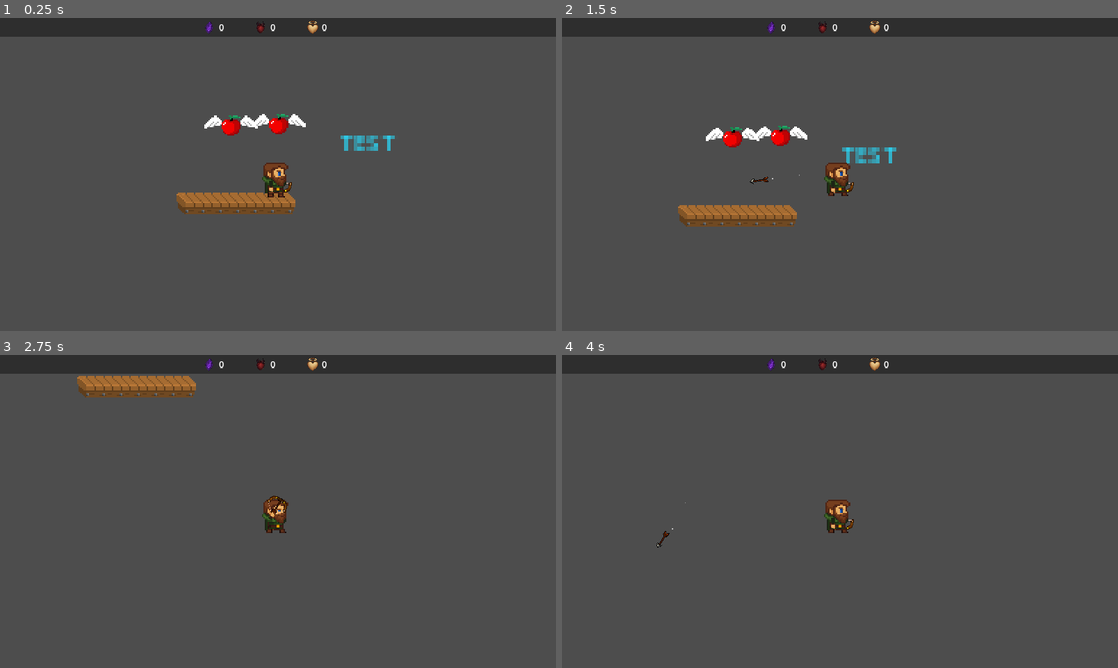
Above: before the commit, frames 1-4 (two rows, left to right).
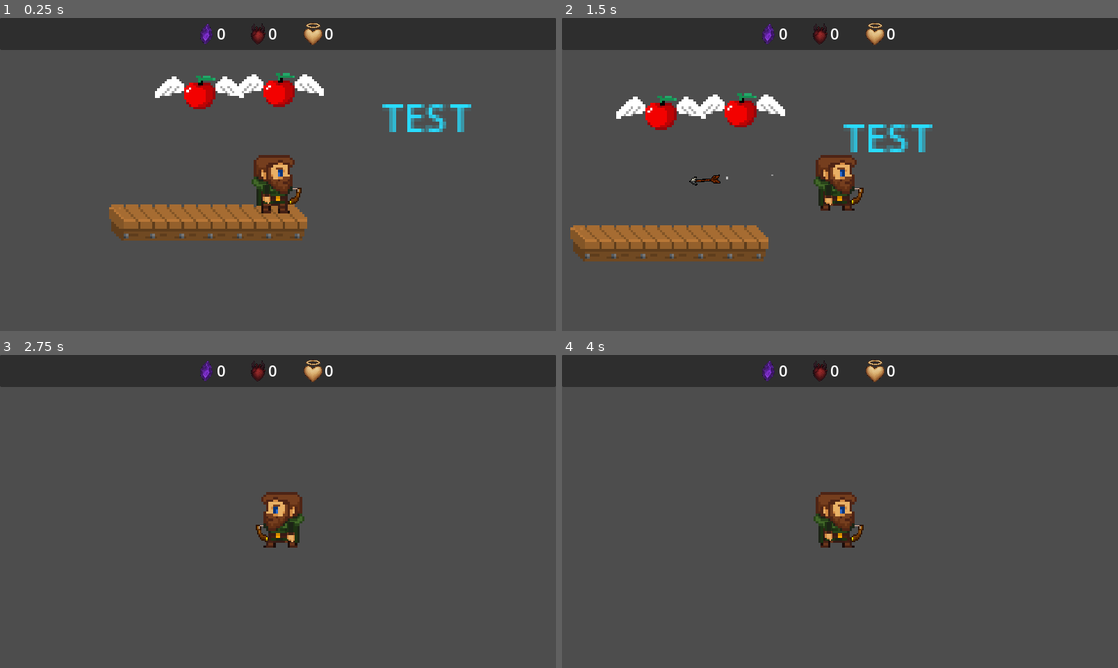
Above: after the commit, the same moments.

Repository: Dan-Yaacobi/Limbo-Fate
Game: Godot game, scene res://PlayGround/Test.tscn
Same seed, same stepped clock (60 frames per second), same inputs: the game is played once before the commit and once after it.
Inputs (mouse positions are in pixels of both pictures, inside the frame that each line leads up to):
- Up to frame 1 (0.25 s): no input
- Up to frame 2 (1.5 s): tap Enter at 0.5 s; move the mouse to (962, 158) at 0.52 s; press the mouse at (962, 158) at 0.53 s; hold D (Right) from 0.53 s (still down); tap Space (Jump) at 0.77 s; move the mouse to (728, 190) at 1.27 s; release the mouse at (728, 190) at 1.28 s; tap Shift (Dash) at 1.35 s
- Up to frame 3 (2.75 s): tap Space (Jump) at 1.52 s; click (166, 527) at 1.55 s; move the mouse to (333, 442) at 2.02 s; release D (Right) at 2.03 s; press the mouse at (333, 442) at 2.03 s; hold A (Left) from 2.03 s (still down)
- Up to frame 4 (4 s): move the mouse to (812, 574) at 2.77 s; release A (Left) at 2.78 s; release the mouse at (812, 574) at 2.78 s; hold D (Right) from 2.78 s (still down); right-click (812, 574) at 2.85 s; tap Space (Jump) at 3.02, 3.5, 3.77 s; click (812, 574) at 3.05 s; move the mouse to (1006, 558) at 3.52 s; press the mouse at (1006, 558) at 3.53 s

The runs differ from the first frame. In frame 1, 13% of the frame differs, in the area x 0-100%, y 0-72%; in frame 2, 14%, in the area x 0-100%, y 0-78%; in frame 3, 6.3%; in frame 4, 5.7%.

Commit message:
shot signal in event bus

Diff:
--- a/00_Globals/event_bus.gd
+++ b/00_Globals/event_bus.gd
@@ -1,3 +1,4 @@
 extends Node
 
 signal shot_power(amount)
+signal start_shooting
--- a/Player/Scenes/MainHand/States/m_h_idle_state.gd
+++ b/Player/Scenes/MainHand/States/m_h_idle_state.gd
@@ -4,6 +4,7 @@
 
 # store a refernece to the player this belongs to
 func init() -> void:
+	EventBus.start_shooting.connect(change_to_pulling)
 	pass
 
 func _ready() -> void:
@@ -36,6 +37,7 @@
 	if _event.is_action_pressed("Swing") and entity.can_swing:
 		state_machine.ChangeState(swing)
 
-	if _event.is_action_pressed("Shoot"):
-		state_machine.ChangeState(pulling)
 	return null
+
+func change_to_pulling() -> void:
+	state_machine.ChangeState(pulling)
--- a/Player/Scenes/Player/player.gd
+++ b/Player/Scenes/Player/player.gd
@@ -38,7 +38,6 @@
 
 func _physics_process(delta: float) -> void:
 	direction = Input.get_axis("Left","Right")
-
 	if not is_dash():
 		var speed = stats.move_speed.final_stat() + get_agility() * current_speed
 		var max_speed = speed * 1.5
@@ -68,6 +67,8 @@
 func _unhandled_input(event: InputEvent) -> void:
 	if event.is_action_pressed("Jump",true):
 		jump()
+	if event.is_action_pressed("Shoot"):
+		EventBus.start_shooting.emit()
 
 func update_direction(_new_side: bool) -> void:
 	if _new_side != direction_side:
--- a/project.godot
+++ b/project.godot
@@ -24,9 +24,6 @@
 
 [display]
 
-window/size/viewport_width=1920
-window/size/viewport_height=1080
-window/size/mode=3
 window/stretch/mode="canvas_items"
 window/stretch/aspect="expand"
 
